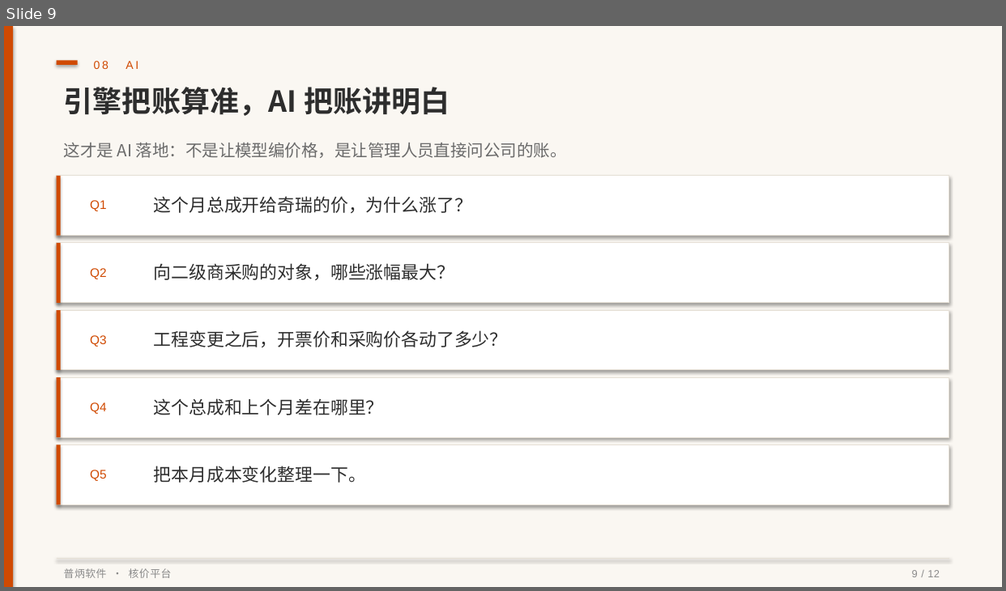
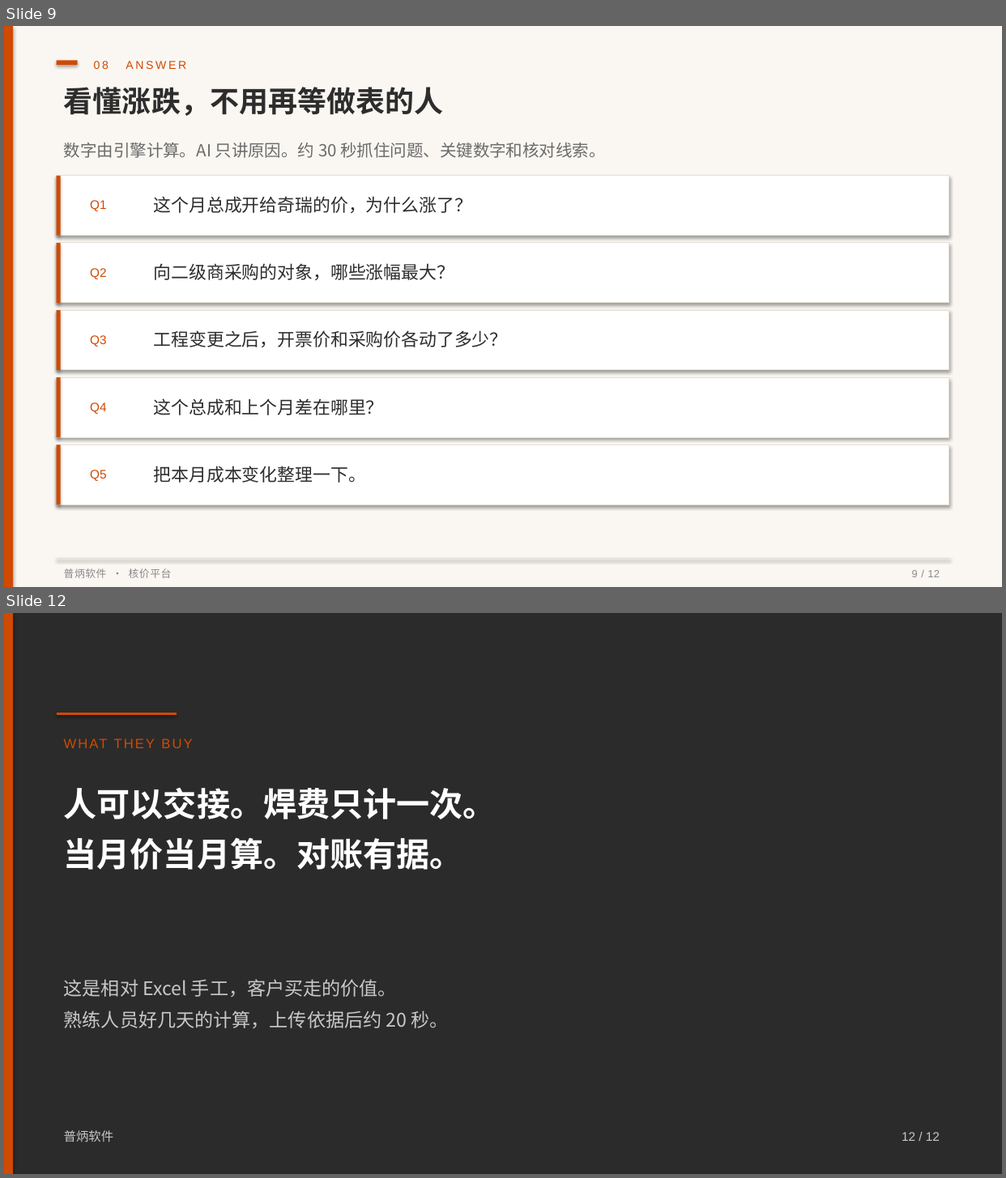
Before and after one commit to pulinzhang/structure-costing-platform, a slide deck: docs/结构件自动核价平台-产品介绍.pptx. Shown one above the other, each under a label of ours: slide 9 before the commit, slides 9 and 12 after it; the slides between them are not shown. The pictures are 1006x591 and 1006x1178 pixels, drawn with LibreOffice and Linux fonts; fonts in the diff are those of the drawing. Boxes give left, top, right and bottom in pixels: in the first picture for what was removed or moved away, otherwise in the second. Text is boxed around its words. In the diff, an @@ line names an element or a change of style, - is before the commit and + after.

```diff
--- a/docs/结构件自动核价平台-产品介绍.pptx
+++ b/docs/结构件自动核价平台-产品介绍.pptx
@@ slide 12 added at box(4, 613, 1002, 1174), background #FFFFFF @@
@@ rectangle added at box(4, 613, 1002, 1174), fill #2B2B2B @@
@@ rectangle added at box(4, 613, 13, 1174), fill #D04A02 @@
@@ line added from (57, 714) to (177, 714), #D04A02 2.25 pt @@
@@ text added at box(57, 731, 955, 756), 13 pt, text #D04A02 @@
+WHAT THEY BUY
@@ text added at box(64, 788, 496, 870), 32 pt, text #FFFFFF, bold @@
+人可以交接。焊费只计一次。
+当月价当月算。对账有据。
@@ text added at box(64, 979, 448, 1029), 18 pt, text #C8C8C8 @@
+这是相对 Excel 手工，客户买走的价值。
+熟练人员好几天的计算，上传依据后约 20 秒。
@@ text added at box(64, 1131, 114, 1142), 12 pt, text #C8C8C8 @@
+普炳软件
@@ text added at box(901, 1132, 940, 1141), 12 pt, text #C8C8C8 @@
+12 / 12
@@ slide 9 changed as well @@
@@ text at box(94, 61, 186, 69): text changed @@
-08 AI
+08 ANSWER
@@ text at box(64, 87, 444, 116): text changed @@
-引擎把账算准，AI 把账讲明白
+看懂涨跌，不用再等做表的人
@@ text at box(64, 143, 605, 158): text changed @@
-这才是 AI 落地：不是让模型编价格，是让管理人员直接问公司的账。
+数字由引擎计算。AI 只讲原因。约 30 秒抓住问题、关键数字和核对线索。
```
Also in this commit, not shown: 5 other slides changed, 5 other slides added, 6 slides removed, 1 other file.
